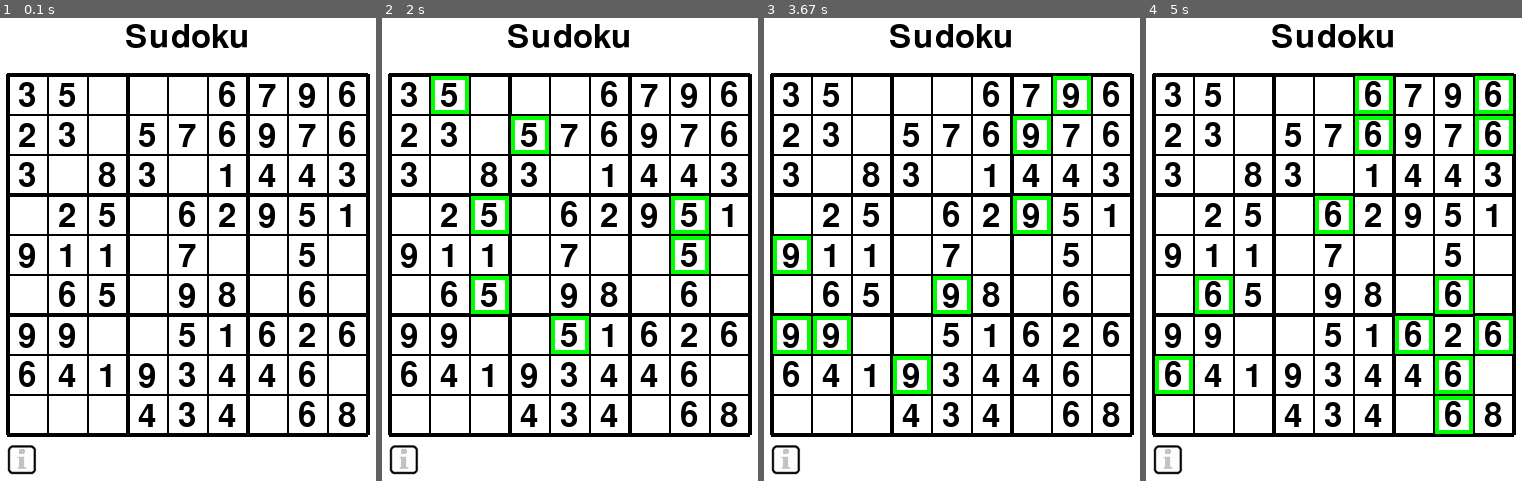
Above: before the commit, frames 1-4 (left to right).
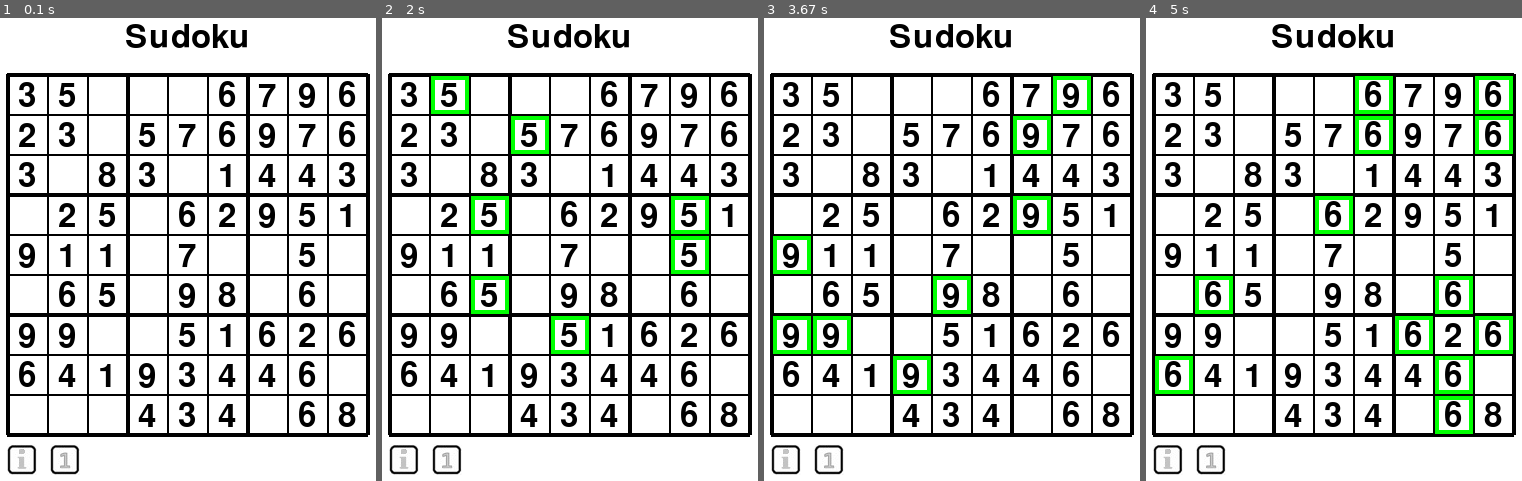
Above: after the commit, the same moments.

Repository: MrReedQEGS/Pygame-Sudoku
Game: pygame game, started from main.py
Same seed, same stepped clock (60 frames per second), same inputs: the game is played once before the commit and once after it.
Inputs (mouse positions are in pixels of both pictures, inside the frame that each line leads up to):
- Up to frame 1 (0.1 s): no input
- Up to frame 2 (2 s): click (445, 457) at 0.38 s; click (445, 457) at 0.72 s; click (419, 156) at 1.05 s; press the mouse at (404, 457) at 1.37 s; move the mouse to (457, 434) at 1.47 s; release the mouse at (509, 416) at 1.6 s; click (487, 198) at 1.72 s
- Up to frame 3 (3.67 s): click (outside the picture) at 2.05 s; click (1038, 129) at 2.38 s; click (895, 244) at 2.72 s; click (779, 268) at 3.55 s
- Up to frame 4 (5 s): click (outside the picture) at 3.88 s; click (1270, 365) at 4.22 s; click (1277, 369) at 4.55 s; click (1164, 369) at 4.88 s

The runs differ from the first frame. In frame 1, 0.2% of the frame differs, in the area x 13-22%, y 92-99%; in frame 2, 0.2%; in frame 3, 0.2%; in frame 4, 0.2%.

Commit message:
Update main.py
Num button one toggling as it should...just 8 more to go!

Diff:
--- a/main.py
+++ b/main.py
@@ -20,6 +20,7 @@
 CELL_HIGHLIGHT_WIDTH = 4
 ERROR_CELL = (-1,-1)
 BUTTON_PANEL_GAP_Y = 10
+NUM_BUTTON_X_GAP = 3
 
 TEXT = "Sudoku"
 FONT_SIZE = 48
@@ -31,10 +32,16 @@
 GAP_TEXT_TO_GRID = 20
 
 #images
-undoImageName = "./Info.jpg"
-undoImageGreyName = "./InfoGrey.jpg"
-undoImage = pygame.image.load(undoImageName).convert()
-undoGreyImage = pygame.image.load(undoImageGreyName).convert()
+infoImageName = "./Info.jpg"
+infoImageGreyName = "./InfoGrey.jpg"
+infoImage = pygame.image.load(infoImageName).convert()
+infoGreyImage = pygame.image.load(infoImageGreyName).convert()
+oneImageName = "./1.jpg"
+oneImageGreyName = "./1Grey.jpg"
+oneImage = pygame.image.load(oneImageName).convert()
+oneGreyImage = pygame.image.load(oneImageGreyName).convert()
+
+
 
 pygame.init()
 screen = pygame.display.set_mode((WINDOW_W, WINDOW_H))
@@ -79,6 +86,46 @@
         self.clicked=False
         self.parentSurfce.blit(self.img, (self.rect.x, self.rect.y))
 
+class MyToggleImageButton:
+  def __init__(self, x, y, newImage,newGreyImg,newParentSurface,theNewCallback):
+    self.img=newImage
+    self.greyImg = newGreyImg
+    self.rect=self.img.get_rect()
+    self.rect.topleft=(x,y)
+    self.grey=True
+    self.parentSurfce=newParentSurface
+    self.theCallback = theNewCallback
+    self.currentImg = self.greyImg
+    self.was_down = False
+    self.is_pressed = False
+
+  def DrawSelf(self):
+    #The button toggle between the grey and black versions!
+
+    pos = pygame.mouse.get_pos()
+    mouse_down = pygame.mouse.get_pressed()[0]
+    hover = self.rect.collidepoint(pos)
+
+    if mouse_down and hover and not self.was_down:
+      self.is_pressed = True
+
+    if (not mouse_down) and self.was_down:
+      if self.is_pressed and hover:
+
+        if(self.grey == True):
+          self.grey = False
+          self.currentImg = self.img
+        else:
+          self.grey = True
+          self.currentImg = self.greyImg
+
+        self.theCallback(self.grey)
+
+      self.is_pressed = False
+
+    self.was_down = mouse_down
+    self.parentSurfce.blit(self.currentImg, (self.rect.x, self.rect.y))
+
 #It is not a valid grid in terms of game play.  This is just a test function to allow me to
 #make sure the numbers line up when it is all printed out.
 def RandomGrid():
@@ -167,12 +214,16 @@
 
 #Make some buttons
 
-def UndoButtonCallback():
+def InfoButtonCallback():
   #Testing button callback
   print("Hello")
 
-
-theUndoButton = MyClickableImageButton(grid_x0,grid_y0+CELL_SIZE*GRID_SIZE+BUTTON_PANEL_GAP_Y,undoImage,undoGreyImage,surface,UndoButtonCallback)
+def OneButtonCallback(isItGrey):
+  print("One button")
+  print(isItGrey)
+
+theInfoButton = MyClickableImageButton(grid_x0,grid_y0+CELL_SIZE*GRID_SIZE+BUTTON_PANEL_GAP_Y,infoImage,infoGreyImage,surface,InfoButtonCallback)
+theOneButton = MyToggleImageButton(grid_x0+1*+(CELL_SIZE+NUM_BUTTON_X_GAP),grid_y0+CELL_SIZE*GRID_SIZE+BUTTON_PANEL_GAP_Y,oneImage,oneGreyImage,surface,OneButtonCallback)
 
 running = True
 RandomGrid()
@@ -195,6 +246,7 @@
         else:
           highlightedCells = []
 
+
   # Background
   screen.fill(WHITE)
 
@@ -205,7 +257,8 @@
   DrawNumbers()
   HighlightAllCellsNeeded()
 
-  theUndoButton.DrawSelf()
+  theInfoButton.DrawSelf()
+  theOneButton.DrawSelf()
 
   pygame.display.flip()
   clock.tick(FPS)
